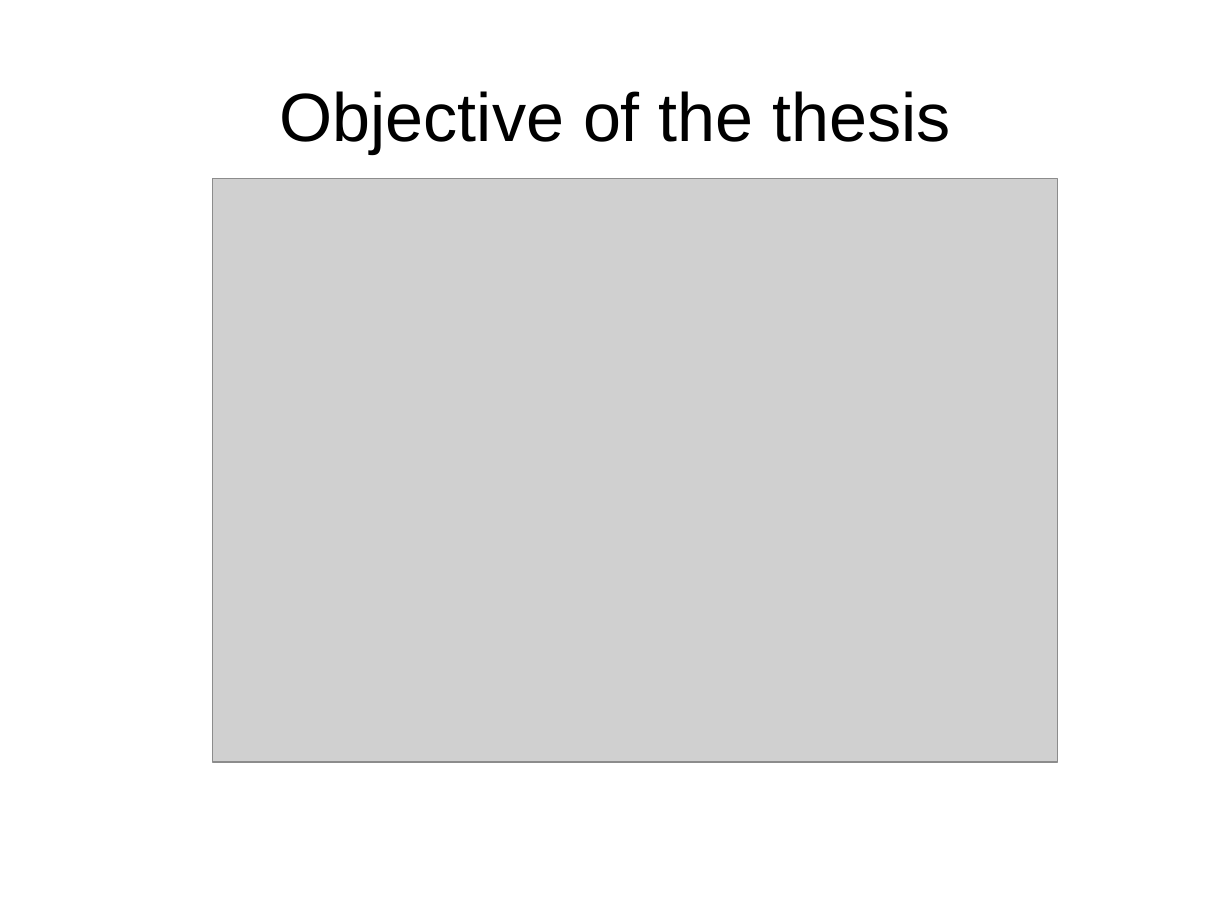
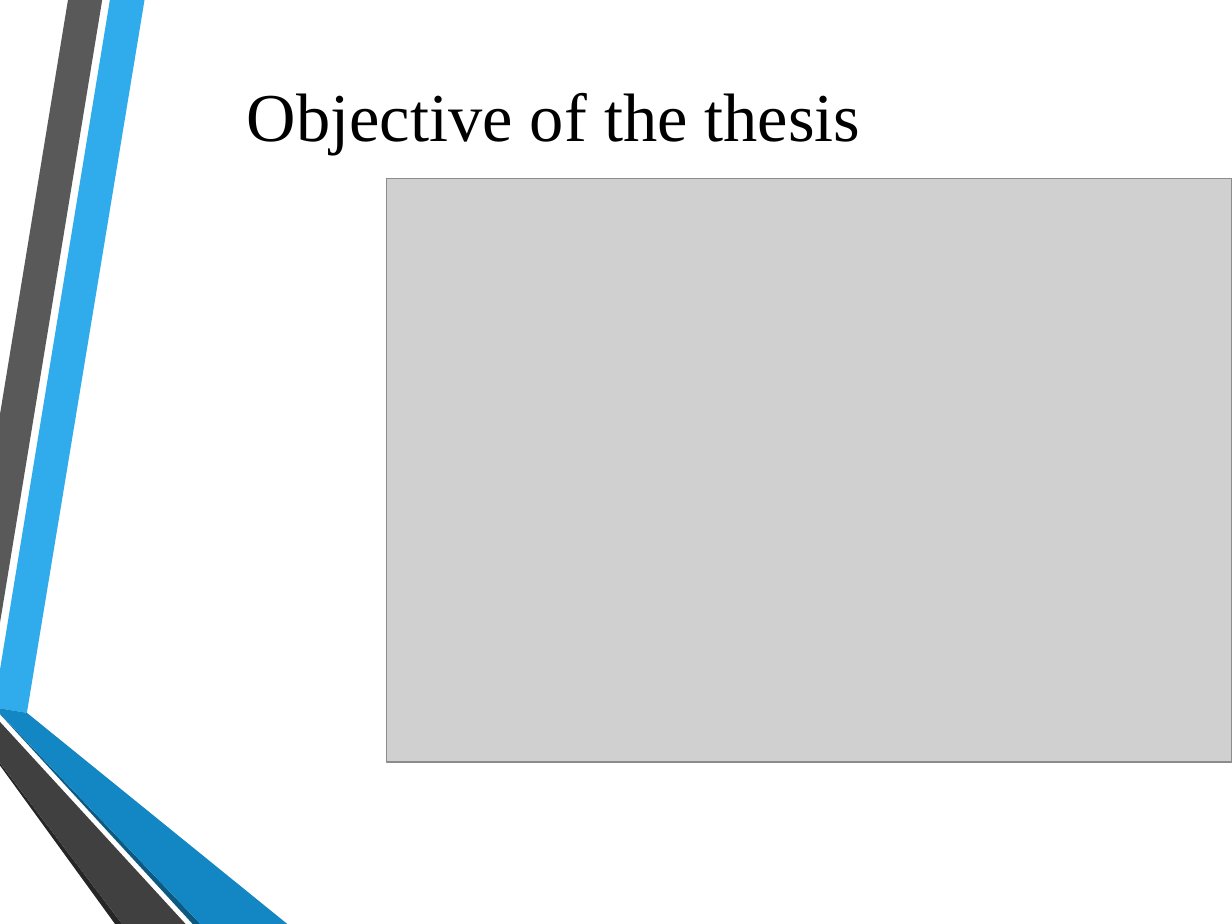
Before and after one commit to linhlevandlu/Presentation, a slide deck: slide 3 of EDMI/comite_suivi/3e anne/comite_suivi_3nd.odp. Drawn at 1232x924 pixels with LibreOffice and Linux fonts; fonts in the diff are those of the drawing; grey boxes stand for pictures; background and template pictures are left out. Boxes give left, top, right and bottom in pixels: in the first picture for what was removed or moved away, otherwise in the second. Text is boxed around its words. In the diff, an @@ line names an element or a change of style, - is before the commit and + after.

```diff
--- a/EDMI/comite_suivi/3e anne/comite_suivi_3nd.odp
+++ b/EDMI/comite_suivi/3e anne/comite_suivi_3nd.odp
@@ title "Objective of the thesis": place and size @@
-title "Objective of the thesis" at (280,91,951,153)
+title "Objective of the thesis" at (247,92,861,154)
@@ title "Objective of the thesis" at (247,92,861,154): size 44 to 44.1 pt, font Arial to Times New Roman @@
@@ picture: place and size @@
-picture at (212,179,1058,762)
+picture at (387,179,1232,762)
@@ group added at (0,0,287,924): 6 freeform shapes @@
```
Also in this commit, not shown: 17 other slides changed, 1 other file.
